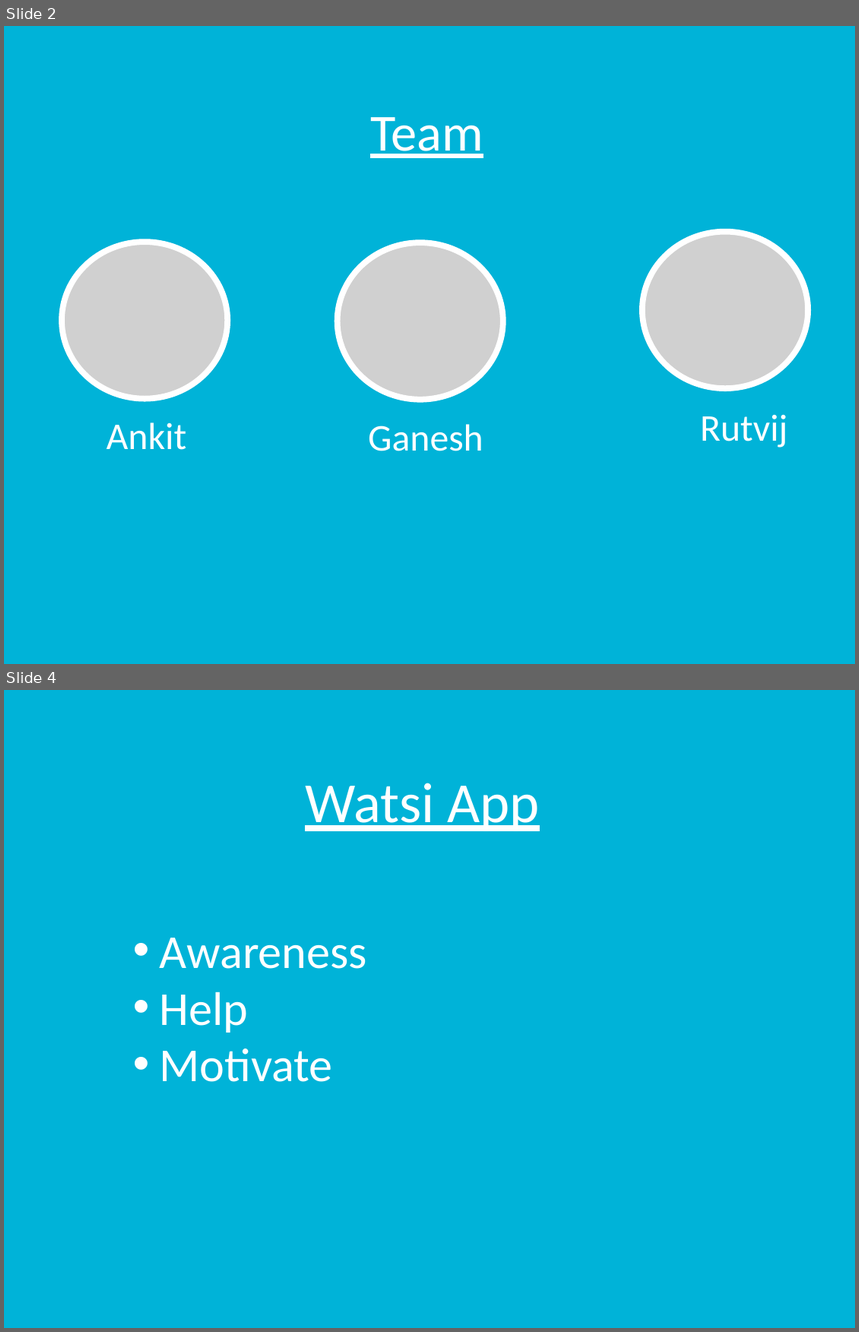
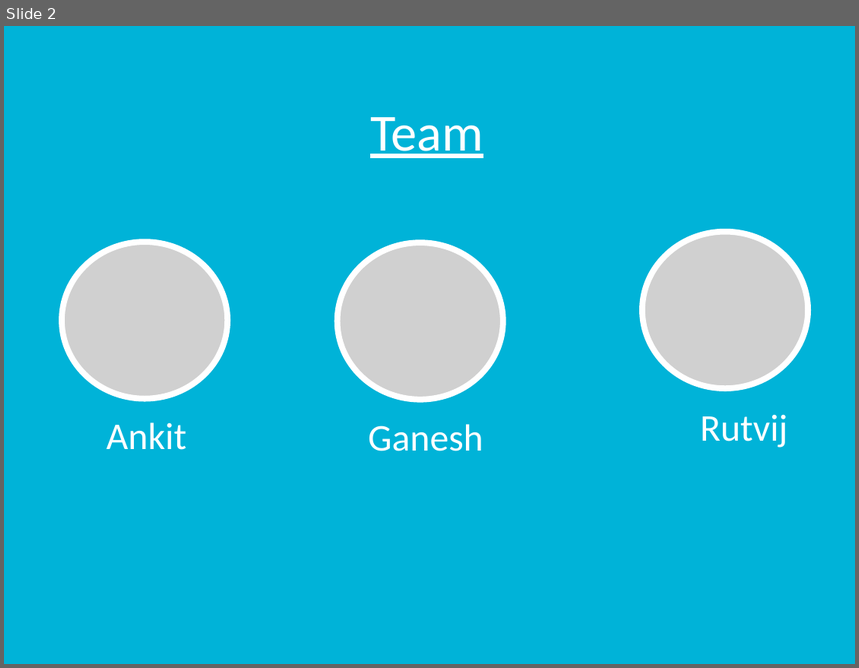
Before and after one commit to rutvijkumarshah/WatsiAndroidApp, a slide deck: docs/groupProject.pptx. Shown one above the other, each under a label of ours: slides 2 and 4 before the commit, slide 2 after it; the slides between them are not shown. The pictures are 859x1332 and 859x668 pixels, drawn with LibreOffice and Linux fonts; fonts in the diff are those of the drawing; grey boxes stand for pictures. Boxes give left, top, right and bottom in pixels: in the first picture for what was removed or moved away, otherwise in the second. Text is boxed around its words. In the diff, an @@ line names an element or a change of style, - is before the commit and + after.

```diff
--- a/docs/groupProject.pptx
+++ b/docs/groupProject.pptx
@@ slide 4 removed at box(4, 690, 855, 1328), background #00B3D8 @@
@@ title removed at box(305, 783, 540, 831) @@
-Watsi App
@@ text removed at box(160, 938, 367, 1082) @@
-• Awareness
-• Help
-• Motivate
```
Also in this commit, not shown: 1 slide changed, 2 slides added, 1 other slide removed.
